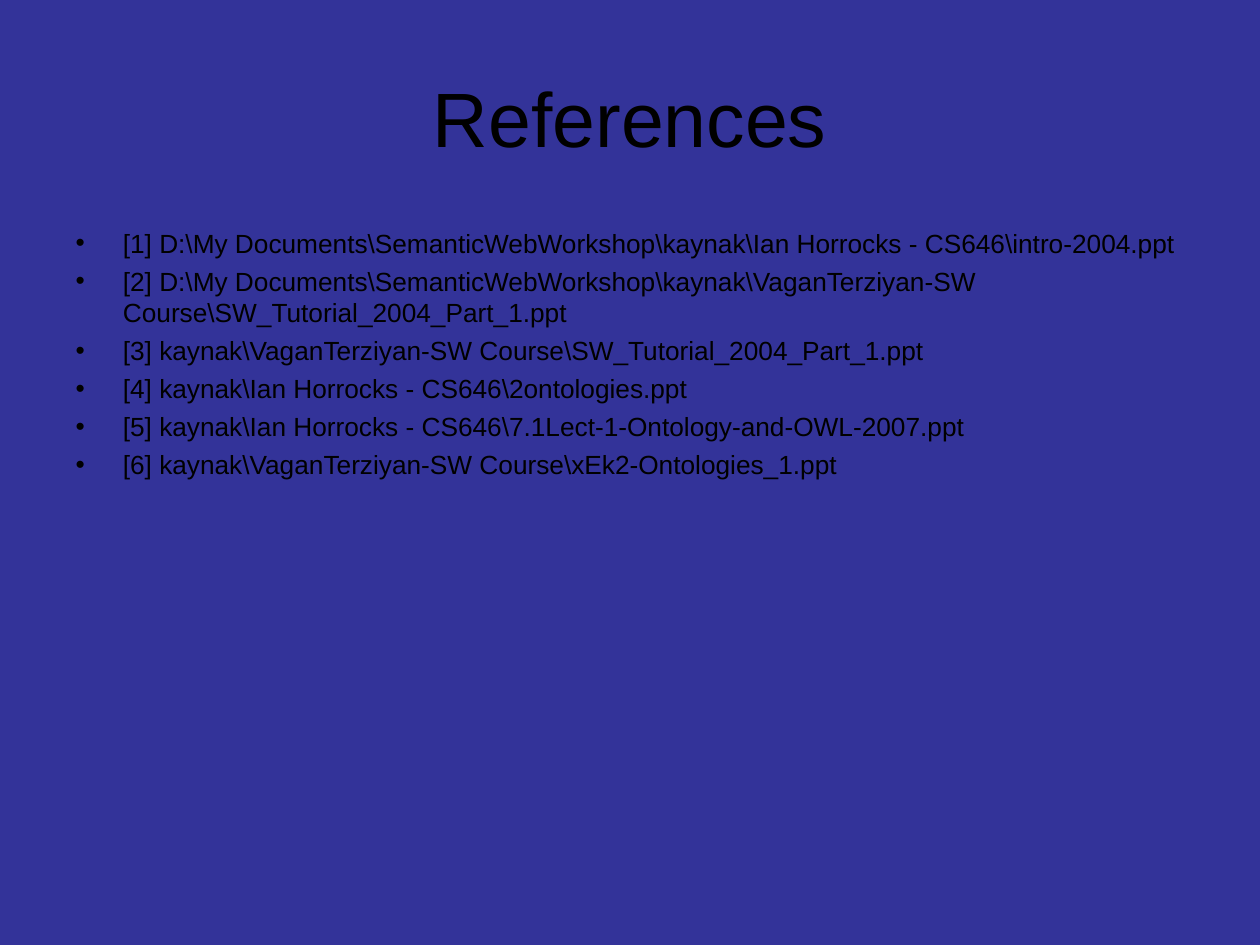
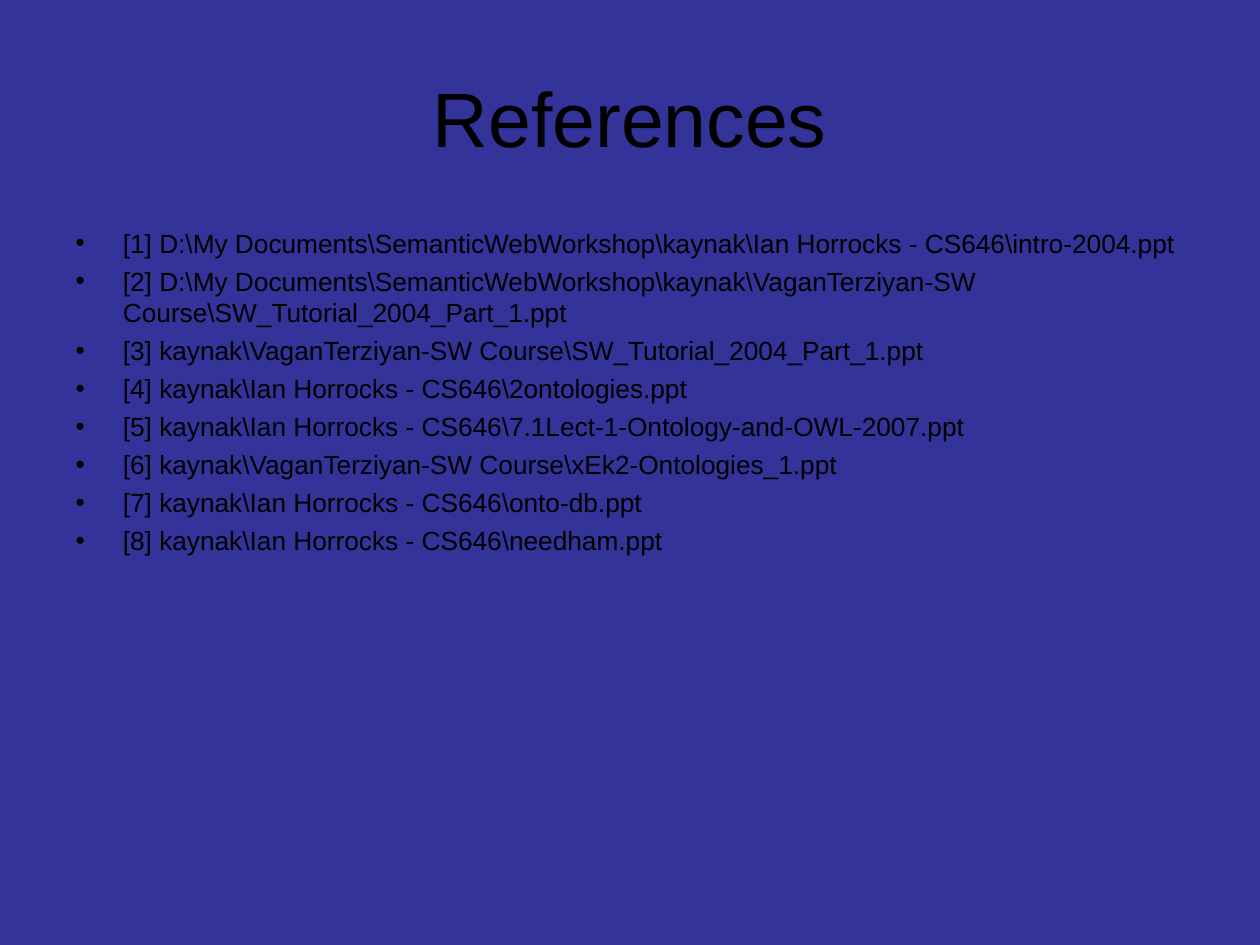
Before and after one commit to selminessrine/faculty-semweb, a slide deck: slide 87 of doc/workshop/MainFlow.ppt (slide 85 before the commit). Drawn at 1260x945 pixels with LibreOffice and Linux fonts; fonts in the diff are those of the drawing. Boxes give left, top, right and bottom in pixels: in the first picture for what was removed or moved away, otherwise in the second. Text is boxed around its words. In the diff, an @@ line names an element or a change of style, - is before the commit and + after.

```diff
--- a/doc/workshop/MainFlow.ppt
+++ b/doc/workshop/MainFlow.ppt
@@ text at (x1=123, y1=493, x2=663, y2=556): paragraphs added @@
+• [7] kaynak\Ian Horrocks - CS646\onto-db.ppt
+• [8] kaynak\Ian Horrocks - CS646\needham.ppt
```
Also in this commit, not shown: 2 other slides changed, 2 slides added.
